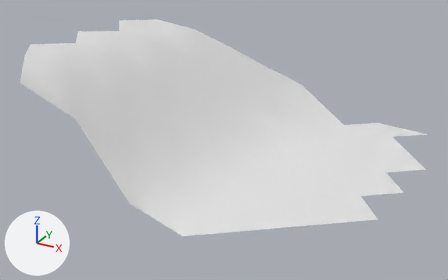
The OBJ model models/areas/gorge/preview_sand_0_5.obj, before and after one commit.
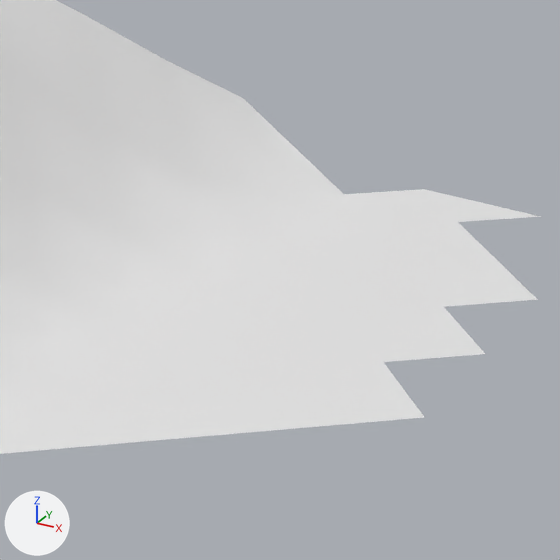
There are two pictures of each version: one whole from a 50 mm camera at (27.91, -144.85, 6.07) aimed at (9.65, -111.63, -10.53), one close up on the part from 44% to 97% of the width and 15% to 100% of the height. Lighting does not change. The marker at lower left points along +X, +Y and +Z. The last two pictures show the newer version. Where no turn or scale is listed for an object, it has been applied to the vertices. Vertices at exactly the same position are counted once.

In view in the first close-up: 'preview_sand_0_5'.
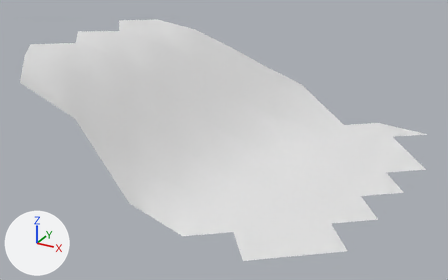
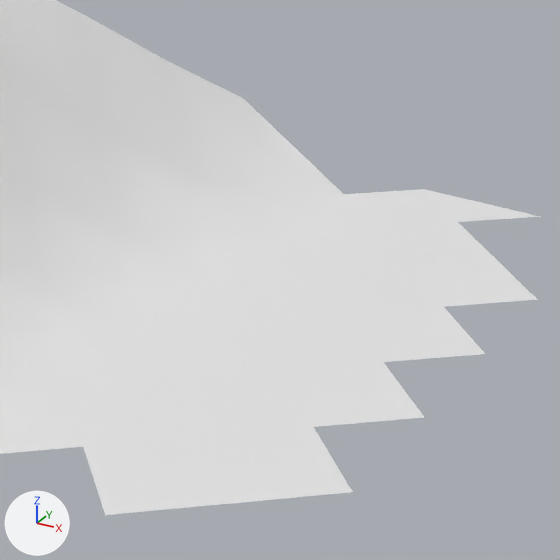
Pixel boxes (x1, y1, x2, y2) of what changed, in the close-ups (560 x 560 px):
'preview_sand_0_5', reshaped
    before: (0, 0, 541, 454)
    after: (0, 0, 541, 515)
part 1 of me_preview_sand_0_5, added
    after: (83, 427, 353, 515)

The change, as a diff of the scene's bpy script:
```diff
--- a/models/areas/gorge/preview_sand_0_5.obj.py
+++ b/models/areas/gorge/preview_sand_0_5.obj.py
@@ me_preview_sand_0_5 @@
 # used by ob_preview_sand_0_5; location = (0.0, 0.0, 0.0)
 # verts and faces of me_preview_sand_0_5; kept vertices keep their numbers, new ones are numbered from 58
 # before: 2 (14.2, -118.8, -12.4) at pixel (83, 446), 4 (16.4, -117.1, -12.4) at pixel (199, 436), 6 (18.6, -115.4, -12.4) at pixel (313, 426)
-me_preview_sand_0_5.from_pydata(...)  # 58 vertices, 86 faces; spans x -1.5..21.8, y -121.3..-99.2, z -12.4..-4.2
+me_preview_sand_0_5.from_pydata(...)  # 61 vertices, 90 faces; spans x -1.5..21.8, y -121.3..-99.2, z -12.4..-4.2
+# me_preview_sand_0_5 part 1
+for new, old in zip([58, 59, 60], [2, 4, 6]): verts[new] = verts[old] + (1.7, -2.2, 0.0)
+faces += [(2, 58, 59), (2, 59, 4), (4, 59, 60), (4, 60, 6)]
```
